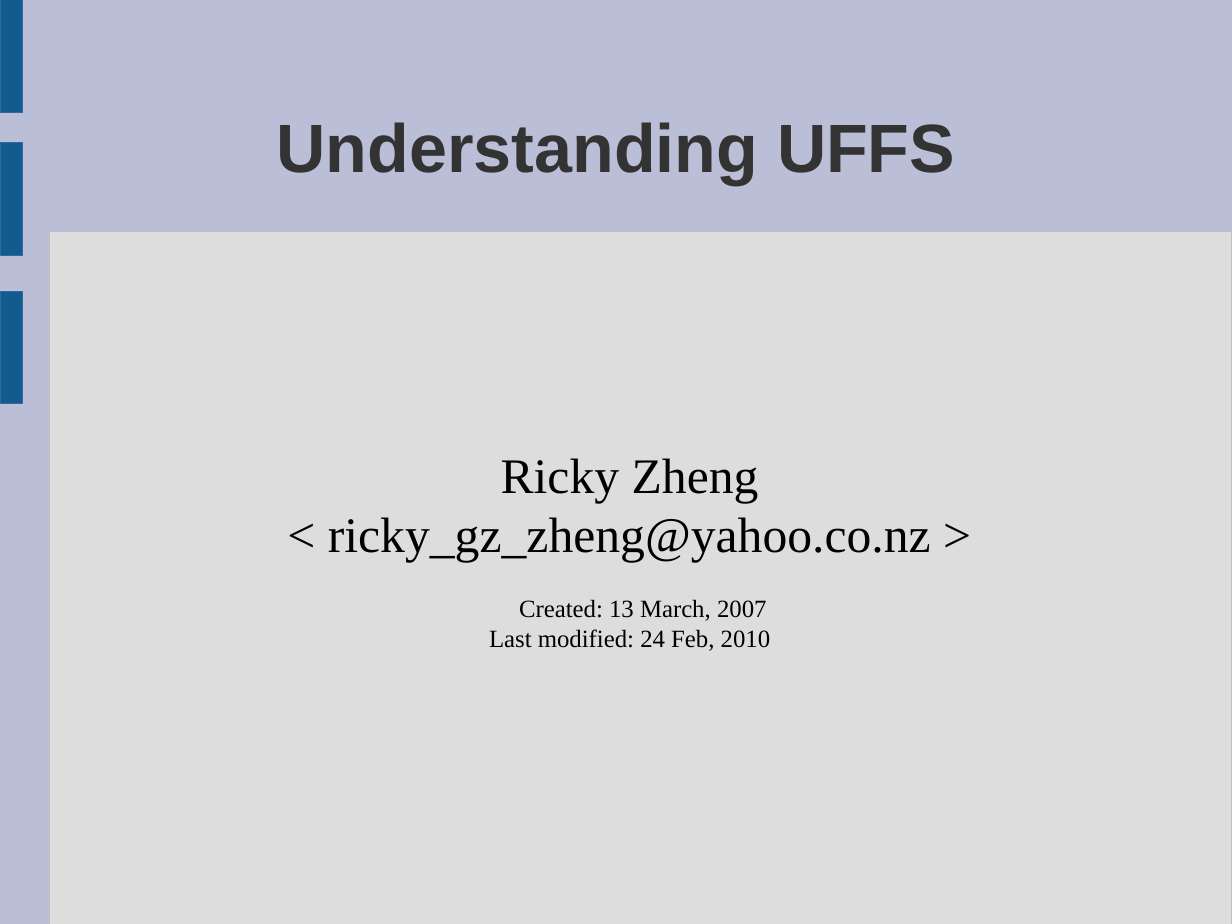
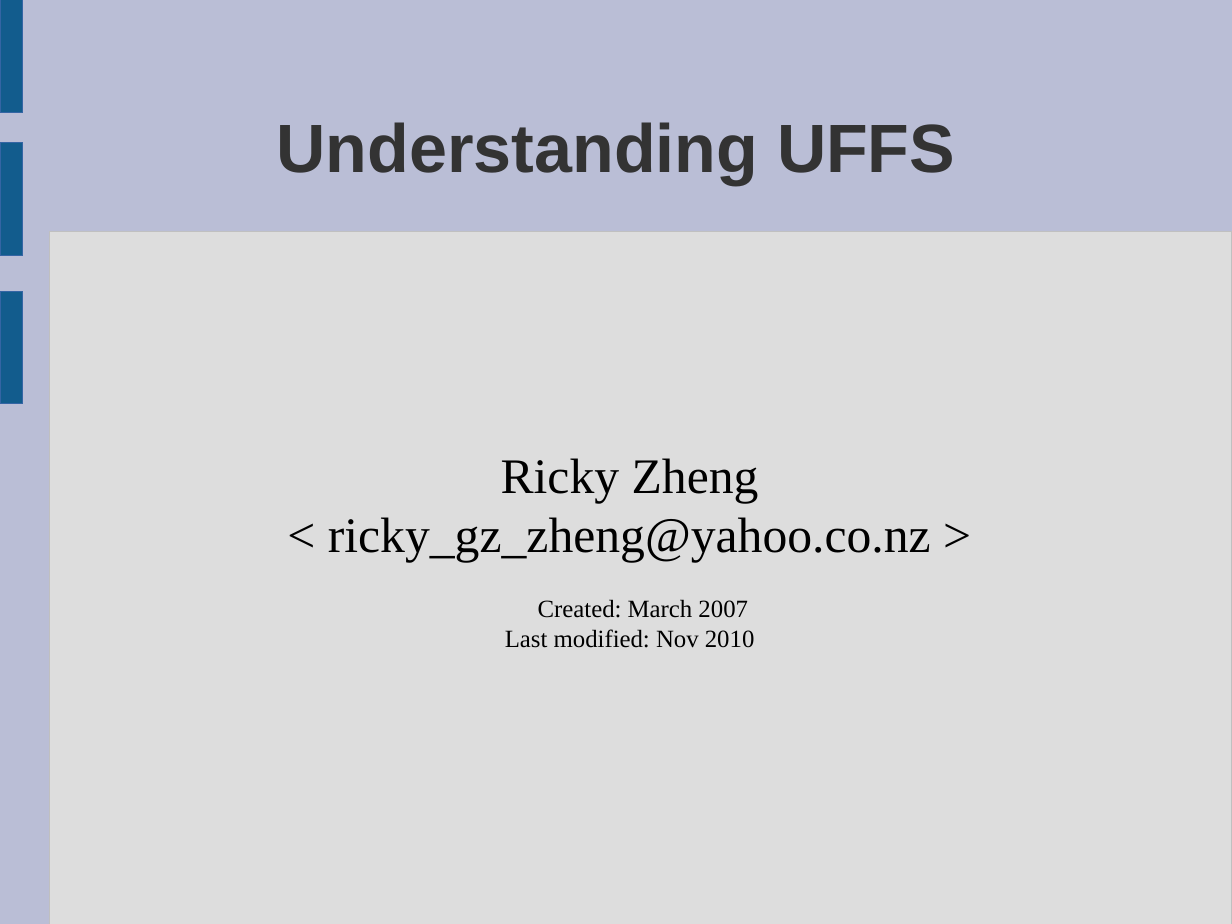
Before and after one commit to rickyzheng/uffs, a slide deck: slide 1 of doc/Understanding-UFFS.odp. Drawn at 1232x924 pixels with LibreOffice and Linux fonts; fonts in the diff are those of the drawing. Boxes give left, top, right and bottom in pixels: in the first picture for what was removed or moved away, otherwise in the second. Text is boxed around its words. In the diff, an @@ line names an element or a change of style, - is before the commit and + after.

```diff
--- a/doc/Understanding-UFFS.odp
+++ b/doc/Understanding-UFFS.odp
@@ subtitle at <box>505,599,755,648</box>: text changed @@
-Created: 13 March, 2007
-Last modified: 24 Feb, 2010
+Created: March 2007
+Last modified: Nov 2010
```
Also in this commit, not shown: 10 other slides changed, 1 slide added, 19 other files.
